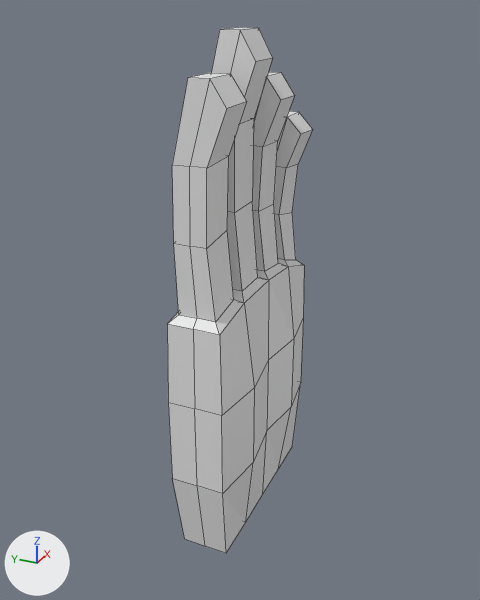
What one commit did to the Blender file LowPolyChar.blend.
The view is the same before and after, from a 50 mm camera at (5.82, 0.17, -1.99) aimed at (10.24, 2.16, -4.2). Lighting does not change. The marker at lower left points along +X, +Y and +Z. The picture after the commit comes second. Mesh edges are drawn as thin lines.
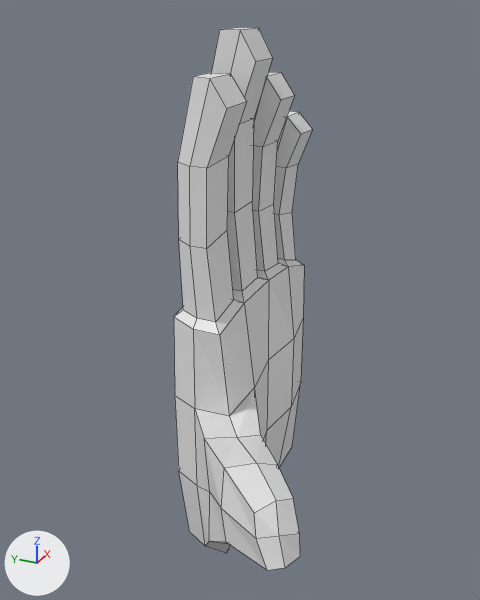
The change, as a list of edits to the scene's bpy script:
```text
Change me_cube_001:
    used by ob_cube_001; location = (10.889, 2.414, -5.491)
    remove me_cube_001.from_pydata(...)  # 150 vertices, 148 faces; spans x -1.0..1.0, y -0.32..0.25, z -1.2..3.28
    add me_cube_001.from_pydata(...)  # 174 vertices, 172 faces; spans x -2.29..1.0, y -1.32..0.25, z -1.2..3.28
    me_cube_001 part 1
    1 vertex is removed from x -1.0, y -0.25, z -0.4
    4 faces are deleted
    9 vertices move from x -1.0..-0.88, y -0.25..0.25, z -1.2..3.0 to x -0.91..-0.79, y -0.27..0.25, z -1.2..3.0
    25 vertices are added at x -2.29..-0.99, y -1.32..-0.26, z -0.52..0.7
    28 new faces join them
```

Boxes (x1, y1, x2, y2) around the edits, measured in the pictures (480 x 600 px):
'Cube.001', reshaped
    before: (167, 27, 313, 553)
    after: (174, 27, 313, 570)
part 1 of me_cube_001, reshaped
    before: (167, 73, 254, 553)
    after: (174, 73, 300, 570)
